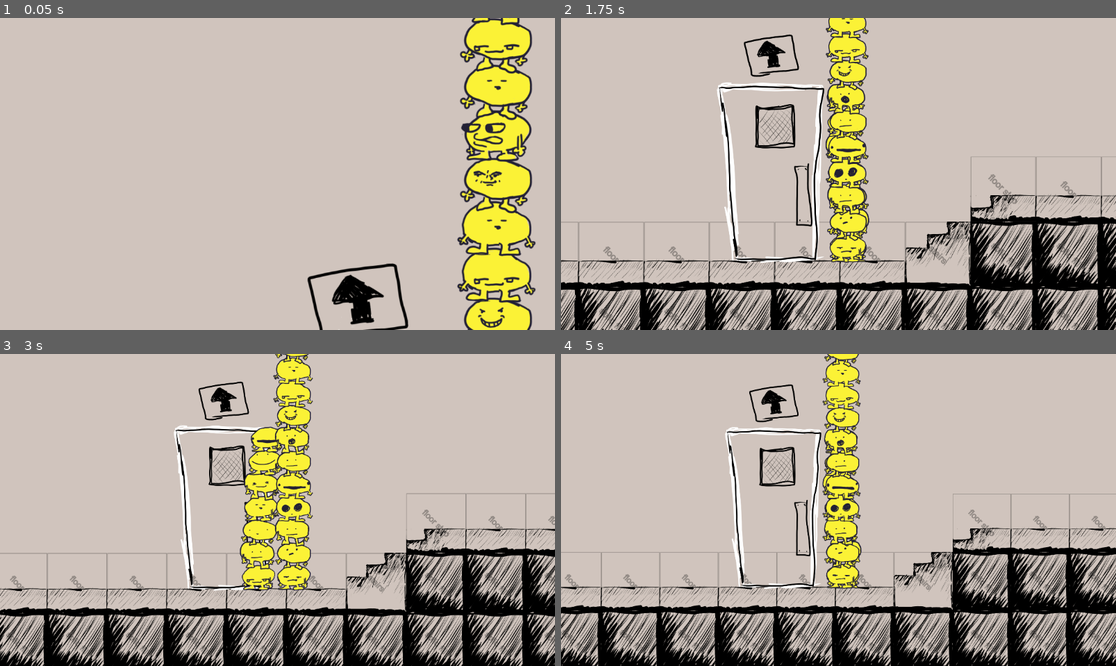
Above: before the commit, frames 1-4 (two rows, left to right).
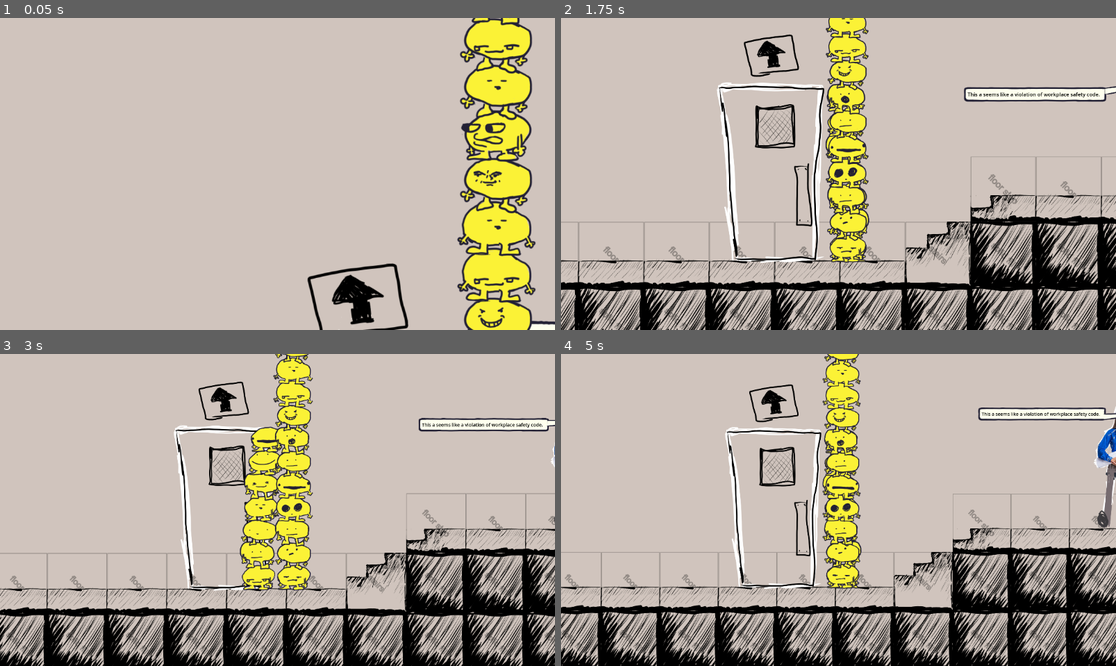
Above: after the commit, the same moments.

Repository: JCoMcL/gourt-game
Game: Godot game, scene res://level/office-level.tscn
Same seed, same stepped clock (60 frames per second), same inputs: the game is played once before the commit and once after it.
Inputs (mouse positions are in pixels of both pictures, inside the frame that each line leads up to):
- Up to frame 1 (0.05 s): no input
- Up to frame 2 (1.75 s): move the mouse to (960, 158) at 0.52 s; hold Right (go right) 0.53-1.25 s; hold Up (enter door) 0.53-1.25 s; click (960, 158) at 0.67 s; drag from (727, 189) to (810, 236) at 1.27 s
- Up to frame 3 (3 s): move the mouse to (333, 441) at 2.02 s; hold Left (go left) 2.03-2.75 s; hold Mouse wheel down (move equipment down) 2.03-2.75 s; drag from (249, 572) to (111, 463) at 2.77 s
- Up to frame 4 (5 s): move the mouse to (1005, 556) at 3.52 s; hold Right (go right) 3.53-4.25 s; hold Right mouse button (probe) 3.53-4.25 s; drag from (672, 463) to (794, 506) at 4.27 s

The runs differ from the first frame. In frame 1, 0.1% of the frame differs, in the area x 95-100%, y 96-100%; in frame 2, 1.2%; in frame 3, 1.0%; in frame 4, 1.7%, in the area x 75-100%, y 16-56%.

Commit message:
add conversation and actors back into the office level

Diff:
--- a/level/office-level.tscn
+++ b/level/office-level.tscn
@@ -1,9 +1,7 @@
-[gd_scene load_steps=20 format=4 uid="uid://b57lobk2dccaj"]
+[gd_scene load_steps=21 format=4 uid="uid://b57lobk2dccaj"]
 
 [ext_resource type="Texture2D" uid="uid://clphjaysvxh82" path="res://level/office-level/tiles.png" id="1_wxgj7"]
-[ext_resource type="Texture2D" uid="uid://o17u11s8w1d2" path="res://actors/janitor.png" id="2_2lgek"]
 [ext_resource type="PackedScene" uid="uid://c6a0ra2cd2h4g" path="res://props/sunglasses.tscn" id="3_rh3h7"]
-[ext_resource type="Texture2D" uid="uid://4l70h00uyex4" path="res://actors/cast/inspectors.png" id="3_x1oxu"]
 [ext_resource type="PackedScene" uid="uid://j35m20jp18rk" path="res://props/door.tscn" id="4_1slrw"]
 [ext_resource type="Texture2D" uid="uid://defrs38qscb28" path="res://props/elevator.png" id="9_2sgh0"]
 [ext_resource type="PackedScene" uid="uid://bbbog68rjtlrb" path="res://props/water_cooler.tscn" id="10_1slrw"]
@@ -12,8 +10,11 @@
 [ext_resource type="PackedScene" uid="uid://cji7qwgt0f3t8" path="res://gourts/stack.tscn" id="12_utg4x"]
 [ext_resource type="Texture2D" uid="uid://bcuiskm22h53j" path="res://props/poster.png" id="13_1slrw"]
 [ext_resource type="PackedScene" uid="uid://bdhee0fbyvgae" path="res://gourts/gourt.tscn" id="13_ax68m"]
+[ext_resource type="PackedScene" uid="uid://cdheulpodhk4e" path="res://actors/cast/inspectors.tscn" id="13_gt2um"]
 [ext_resource type="Script" uid="uid://cdsy208jbfkdj" path="res://player.gd" id="14_b2cyw"]
-[ext_resource type="PackedScene" uid="uid://cksv3ygujpwxe" path="res://props/words.tscn" id="14_rh3h7"]
+[ext_resource type="PackedScene" path="res://props/words.tscn" id="14_rh3h7"]
+[ext_resource type="PackedScene" uid="uid://cnuqy2f8bhgk3" path="res://actors/actor.tscn" id="14_twwvs"]
+[ext_resource type="PackedScene" uid="uid://bpyqi3nxqposm" path="res://actors/conversation.tscn" id="15_1axx8"]
 
 [sub_resource type="TileSetAtlasSource" id="TileSetAtlasSource_ssvay"]
 texture = ExtResource("1_wxgj7")
@@ -62,14 +63,6 @@
 position = Vector2(-2020, -1849)
 scale = Vector2(0.8, 0.8)
 
-[node name="Janitor" type="Sprite2D" parent="TileMapLayer"]
-position = Vector2(2211, -130)
-texture = ExtResource("2_2lgek")
-
-[node name="Inspectors" type="Sprite2D" parent="TileMapLayer"]
-position = Vector2(1794, -124)
-texture = ExtResource("3_x1oxu")
-
 [node name="Door" parent="TileMapLayer" node_paths=PackedStringArray("exit") instance=ExtResource("4_1slrw")]
 position = Vector2(-16, 61)
 exit = NodePath("../Door2")
@@ -261,4 +254,14 @@
 position = Vector2(-12, 135)
 scale = Vector2(-10.0539, 2.93887)
 
+[node name="Inspectors" parent="." instance=ExtResource("13_gt2um")]
+position = Vector2(1689, 42)
+
+[node name="Janitor" parent="." instance=ExtResource("14_twwvs")]
+position = Vector2(2203, 49)
+
+[node name="Conversation" parent="." node_paths=PackedStringArray("actors") instance=ExtResource("15_1axx8")]
+position = Vector2(1913, -29)
+actors = [NodePath("../Inspectors"), NodePath("../Janitor")]
+
 [editable path="TileMapLayer/Door"]
